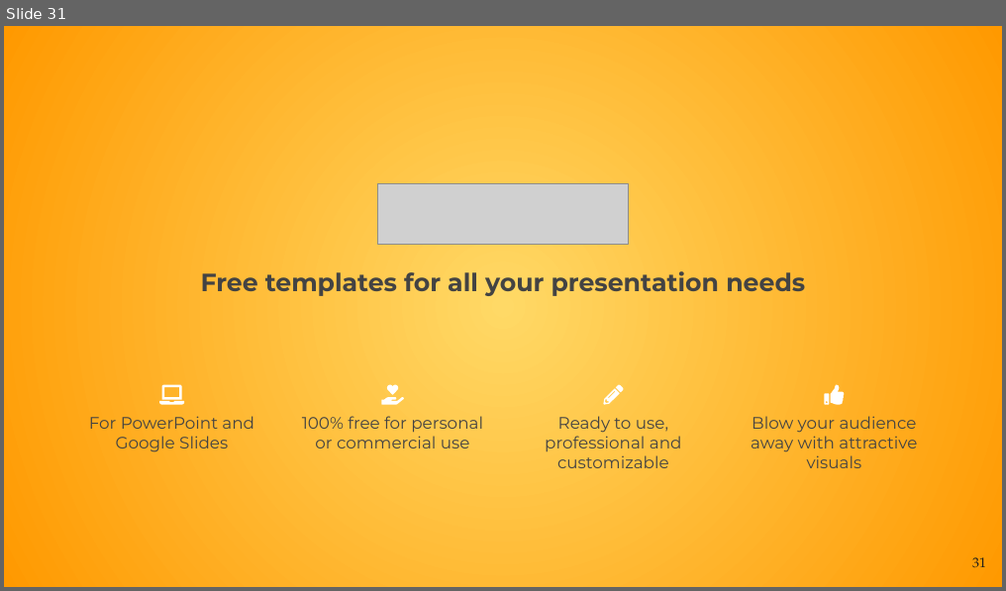
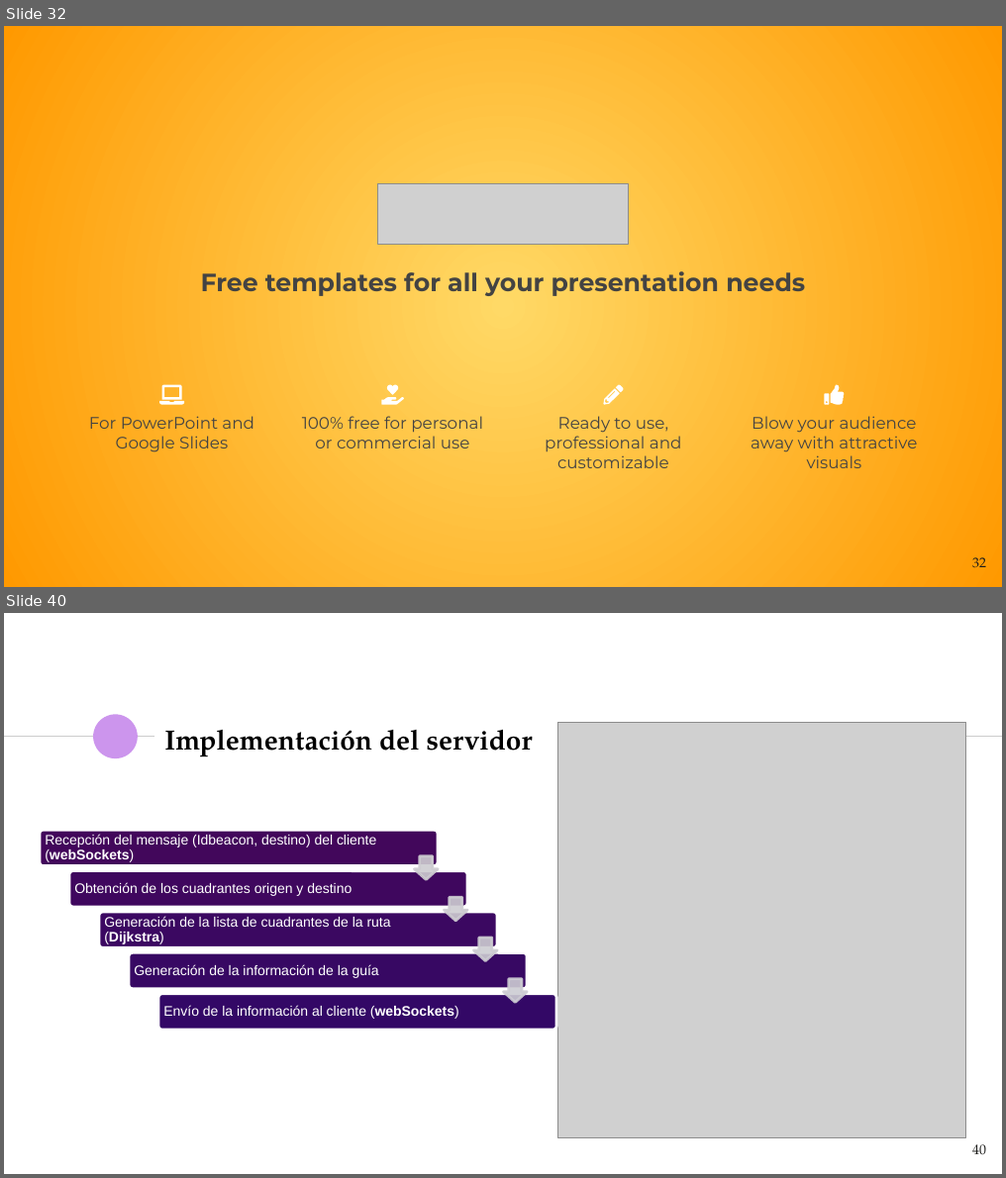
Before and after one commit to NILGroup/TFG-1920-DiscapacidadVisual, a slide deck: Defensa/Viola · SlidesCarnival.pptx. Shown one above the other, each under a label of ours: slide 31 before the commit, slides 32 and 40 after it; the slides between them are not shown. The pictures are 1006x591 and 1006x1178 pixels, drawn with LibreOffice and Linux fonts; fonts in the diff are those of the drawing; grey boxes stand for pictures. Boxes give left, top, right and bottom in pixels: in the first picture for what was removed or moved away, otherwise in the second. Text is boxed around its words. In the diff, an @@ line names an element or a change of style, - is before the commit and + after.

```diff
--- a/Defensa/Viola · SlidesCarnival.pptx
+++ b/Defensa/Viola · SlidesCarnival.pptx
@@ slide 40 added at [4,613,1002,1174], background #FFFFFF @@
@@ ellipse added at [93,715,137,759], fill #CC95ED @@
@@ title added at [164,730,533,758], 20 pt, text #000000, bold @@
+Implementación del servidor
@@ picture added at [557,722,967,1138] @@
@@ line added from (4, 737) to (153, 737), #CCCCCC 0.75 pt @@
@@ line added from (579, 737) to (1002, 737), #CCCCCC 0.75 pt @@
@@ group added at [40,831,556,1030]: 5 rounded rectangles, 5 texts, 4 down arrows @@
+Recepción del mensaje (Idbeacon, destino) del cliente (webSockets)
+Obtención de los cuadrantes origen y destino
+Generación de la lista de cuadrantes de la ruta (Dijkstra)
+Generación de la información de la guía
+Envío de la información al cliente (webSockets)
@@ page number added at [972,1145,986,1156], 10 pt, text #1D1D1B @@
+40
@@ what was slide 31 is now slide 32 @@
@@ page number at [972,558,986,569]: text changed @@
-31
+32
```
Also in this commit, not shown: 28 slides changed, 12 other slides added, 2 slides removed, 2 other files.
